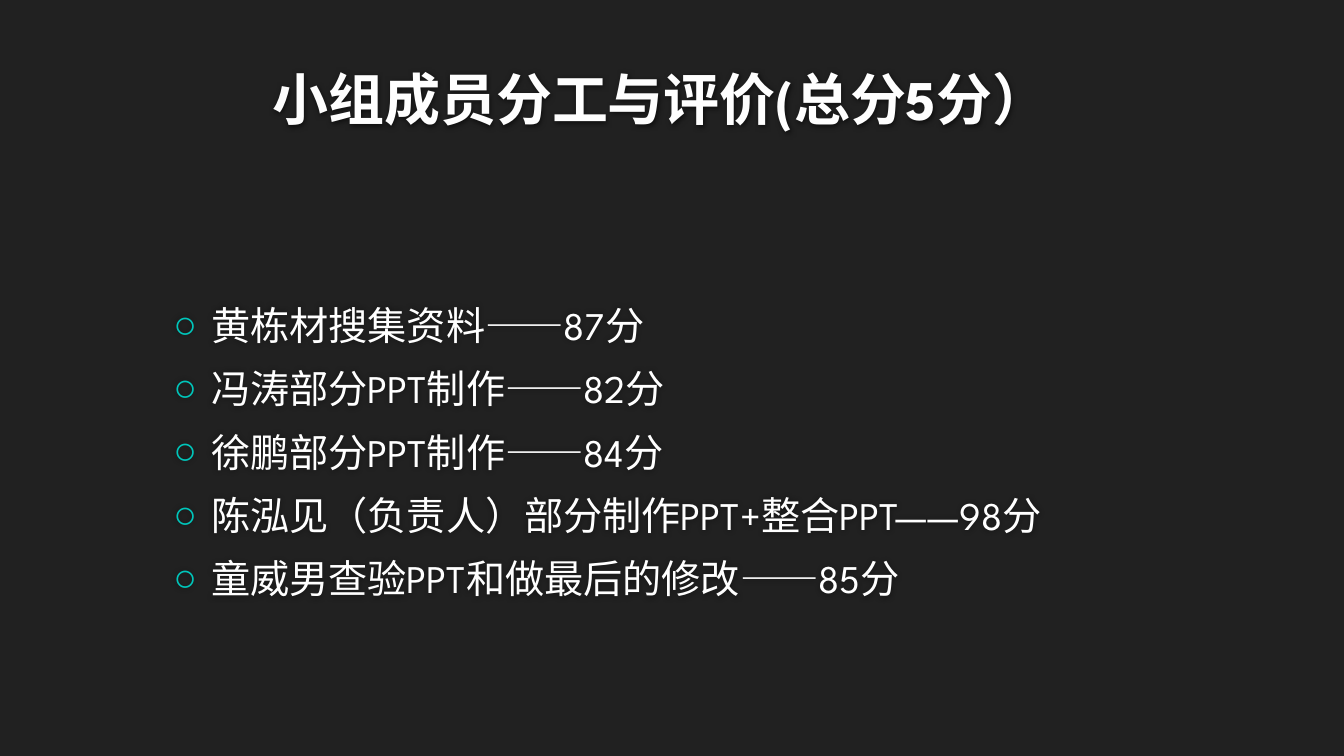
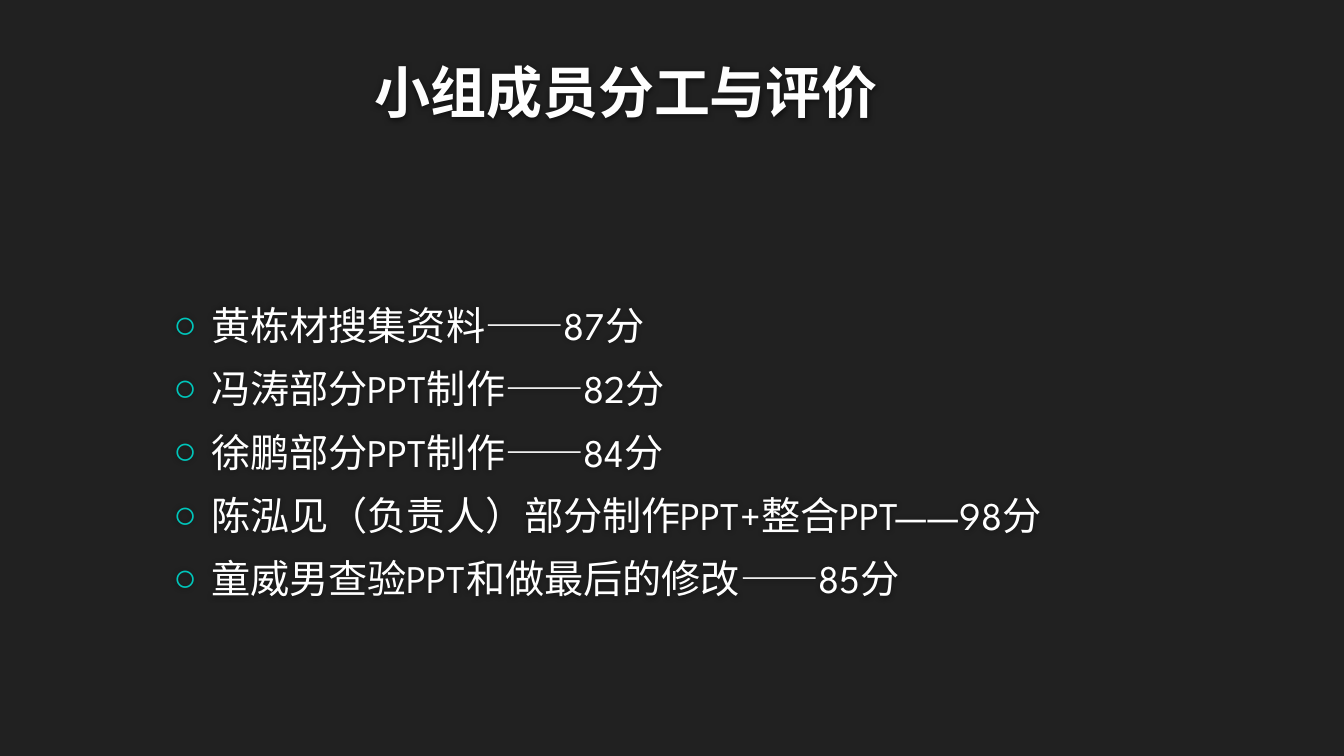
Before and after one commit to twn422/PRD2017, a slide deck: slide 27 of PRD-2017-G24/STW/非受控文件/翻转课堂作业/UML概述/UML概述.pptx. Drawn at 1344x756 pixels with LibreOffice and Linux fonts; fonts in the diff are those of the drawing; background and template pictures are left out. Boxes give left, top, right and bottom in pixels: in the first picture for what was removed or moved away, otherwise in the second. Text is boxed around its words. In the diff, an @@ line names an element or a change of style, - is before the commit and + after.

```diff
--- a/PRD-2017-G24/STW/非受控文件/翻转课堂作业/UML概述/UML概述.pptx
+++ b/PRD-2017-G24/STW/非受控文件/翻转课堂作业/UML概述/UML概述.pptx
@@ title at [374, 65, 878, 119]: text changed @@
-小组成员分工与评价(总分5分）
+小组成员分工与评价
```
Also in this commit, not shown: 1 other file.
